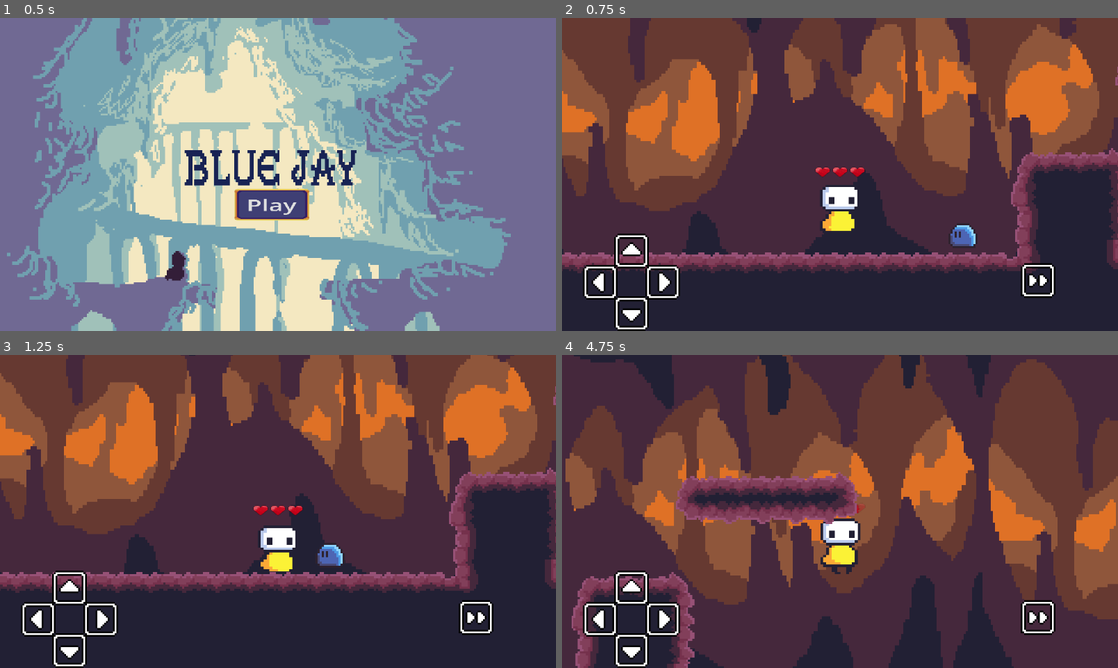
Above: before the commit, frames 1-4 (two rows, left to right).
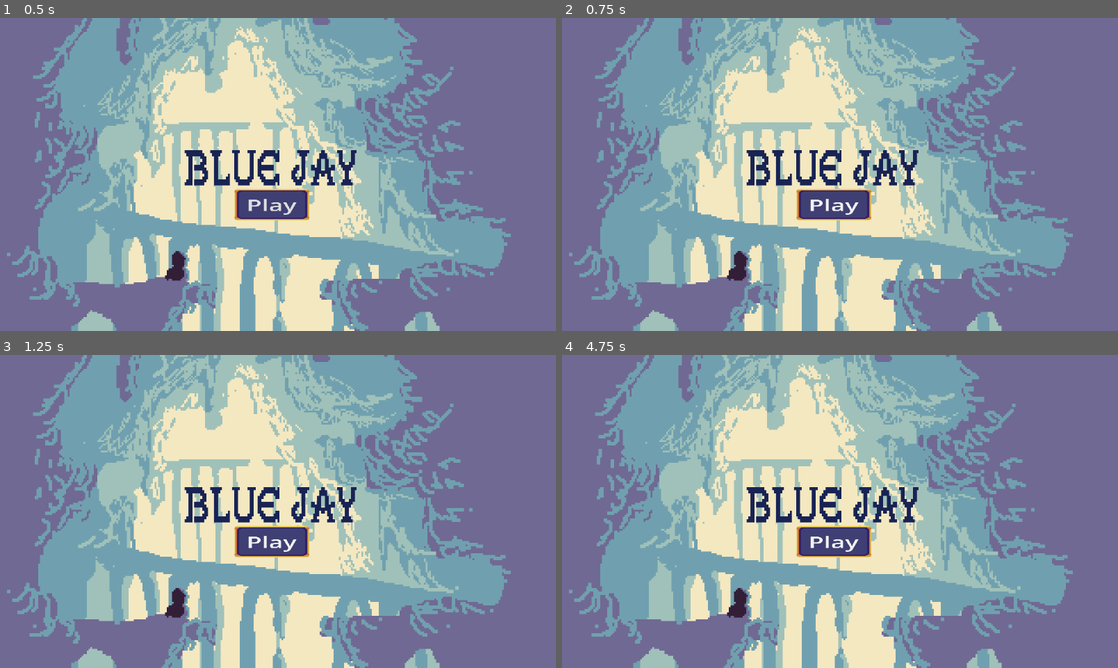
Above: after the commit, the same moments.

Repository: yanaexe/Global-Classroom-Project
Game: Godot game, scene res://scenes/title_screen.tscn
Same seed, same stepped clock (60 frames per second), same inputs: the game is played once before the commit and once after it.
Inputs (mouse positions are in pixels of both pictures, inside the frame that each line leads up to):
- Up to frame 1 (0.5 s): no input
- Up to frame 2 (0.75 s): click "Play" at 0.5 s
- Up to frame 3 (1.25 s): no input
- Up to frame 4 (4.75 s): click (834, 542) at 1.25 s, where only the run after the commit has a clickable "Play"; move the mouse to (962, 495) at 2.02 s; hold D (dodgeMG_right) 2.03-3.53 s; tap Shift (dash) at 2.1, 3.6 s; click (962, 495) at 2.17 s; tap Space (jump) at 2.27, 3.02, 4.52 s; move the mouse to (728, 527) at 2.77 s; tap E (fire) at 2.85, 4.35 s; move the mouse to (895, 442) at 3.52 s; hold A (dodgeMG_left) 3.53-4.28 s; move the mouse to (812, 574) at 4.27 s; hold D (dodgeMG_right) from 4.28 s (still down); click (812, 574) at 4.42 s

Frame 1 is identical in both runs. In frame 2, 100% of the frame differs, in the area x 0-100%, y 0-100%; in frame 3, 100%; in frame 4, 100%.

Commit message:
Added boss.tscn and its child nodes as well as implented some code

Diff:
--- /dev/null
+++ b/node_2d.tscn
@@ -0,0 +1,5 @@
+[gd_scene format=3 uid="uid://cqp47gkxdscfc"]
+
+[node name="Node2D" type="Node2D"]
+
+[node name="Sprite2D" type="Sprite2D" parent="."]
--- /dev/null
+++ b/scenes/Boss.tscn
@@ -0,0 +1,22 @@
+[gd_scene load_steps=4 format=3 uid="uid://cs7cwvcd5ujca"]
+
+[ext_resource type="Script" uid="uid://dbqdl34j7ptun" path="res://scenes/boss.gd" id="1_6ig5k"]
+[ext_resource type="Texture2D" uid="uid://5d3vfcr7lc1g" path="res://sprites/Boss.png" id="2_gw42l"]
+
+[sub_resource type="CircleShape2D" id="CircleShape2D_edv8j"]
+
+[node name="Boss" type="CharacterBody2D"]
+script = ExtResource("1_6ig5k")
+
+[node name="Sprite2D" type="Sprite2D" parent="."]
+texture = ExtResource("2_gw42l")
+
+[node name="CollisionShape2D" type="CollisionShape2D" parent="."]
+scale = Vector2(17.0145, 14.0033)
+shape = SubResource("CircleShape2D_edv8j")
+
+[node name="Timer" type="Timer" parent="."]
+wait_time = 3.0
+autostart = true
+
+[connection signal="timeout" from="Timer" to="." method="_on_timer_timeout"]
--- /dev/null
+++ b/scenes/boss.gd
@@ -0,0 +1,32 @@
+extends CharacterBody2D
+
+@export var max_health = 100
+var current_health = max_health
+
+@onready var timer = $Timer
+var player = null
+
+func _ready():
+	player = get_tree().get_first_node_in_group("player") # Assumes player is in the "player" group
+	timer.start()  # Start the timer to trigger attacks at intervals
+
+func _on_Timer_timeout():
+	attack_player()
+
+func attack_player():
+	# Example attack logic: Reduce player's health
+	if player and player.has_method("take_damage"):  # Check if player can take damage
+		player.take_damage(10)  # Deal 10 damage to the player every time the timer triggers
+		print("Boss attacks player!")
+
+	# You can also add other attack effects here, like animations or visual effects
+	# Example: play animation or spawn an effect like a blast
+
+func take_damage(amount):
+	current_health -= amount
+	if current_health <= 0:
+		die()
+
+func die():
+	# Boss dies when health reaches 0
+	queue_free()  # Remove boss from the scene
--- a/scenes/title_screen.tscn
+++ b/scenes/title_screen.tscn
@@ -1,6 +1,6 @@
 [gd_scene load_steps=11 format=3 uid="uid://8mmc3jssxdvf"]
 
-[ext_resource type="Script" uid="uid://xs3vxw4l6ppa" path="res://scripts/title_screen.gd" id="1_ix75k"]
+[ext_resource type="Script" path="res://scenes/title_screen.gd" id="1_ix75k"]
 [ext_resource type="Texture2D" uid="uid://ddbrpdbhvnjtr" path="res://sprites/title_screenBG.png" id="2_oxpn6"]
 [ext_resource type="Texture2D" uid="uid://cqccjfn5pueo2" path="res://sprites/title_bars.png" id="3_f4n0a"]
 [ext_resource type="FontFile" uid="uid://deyyy8x1sobsf" path="res://fonts/GallaeciaForte.ttf" id="4_2imni"]
Not shown, added: scenes/boss.gd.uid
Not shown: 1 places in scenes/character_player.tscn that only renumber resources
Not shown: 1 places in scenes/circleminigame.tscn that only renumber resources
Not shown: 1 places in scenes/dodge_minigame.tscn that only renumber resources
Not shown: 1 places in scenes/stage_1.tscn that only renumber resources
Binary file added: sprites/Boss.png
Not shown, added: sprites/Boss.png.import
